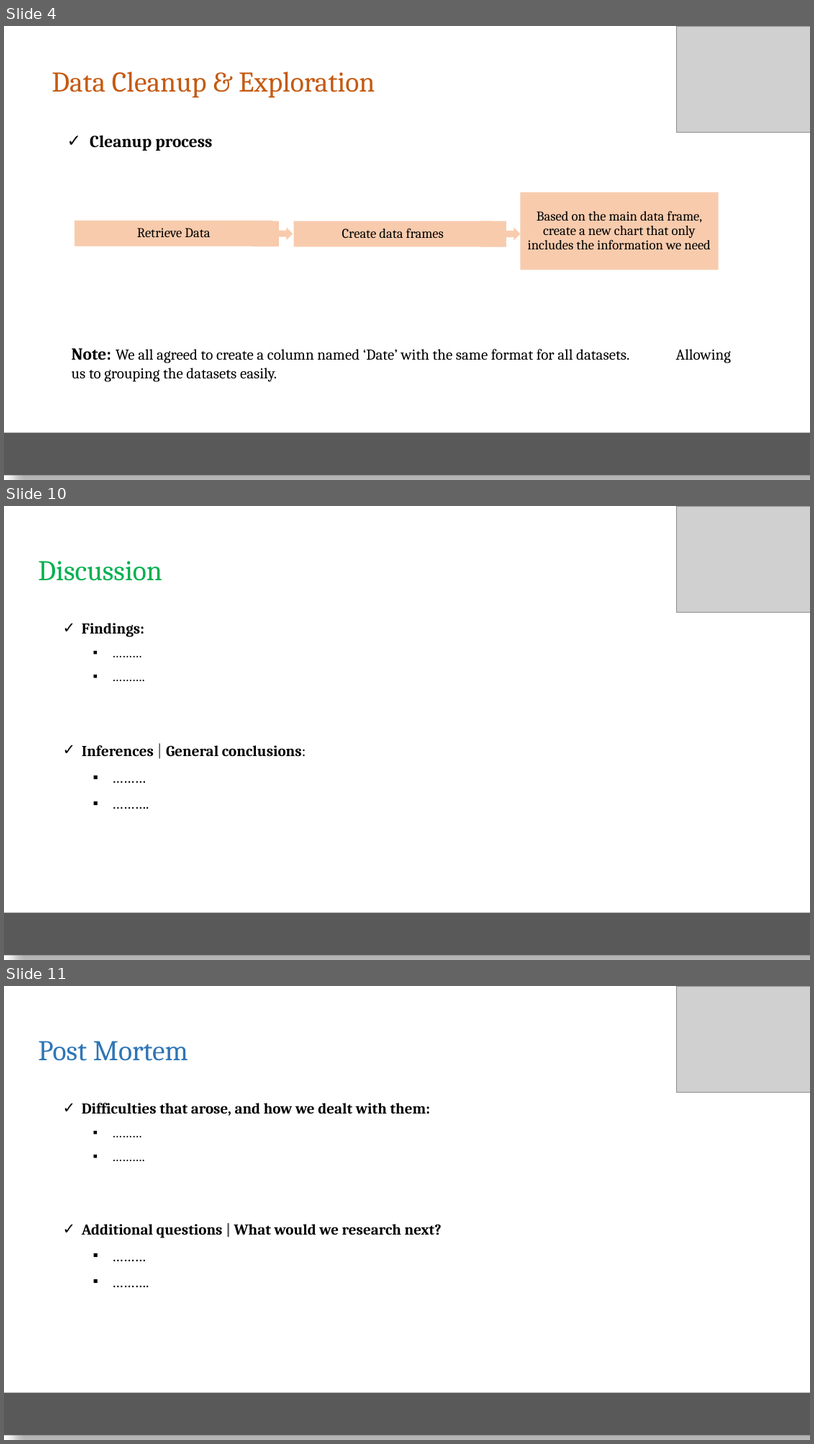
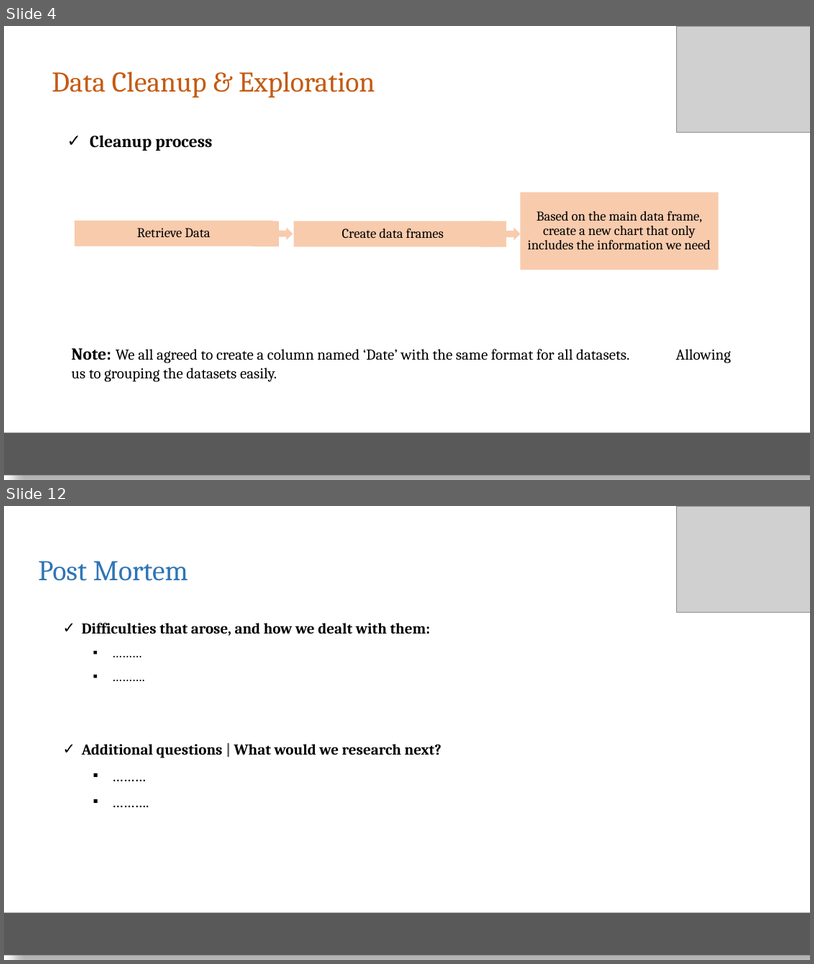
Before and after one commit to elubanska/GTA_real_estate_market, a slide deck: Presentation_proj_1/Real Estate Mkt.pptx. Shown one above the other, each under a label of ours: slides 4, 10 and 11 before the commit, slides 4 and 12 after it; the slides between them are not shown. The pictures are 814x1444 and 814x964 pixels, drawn with LibreOffice and Linux fonts; fonts in the diff are those of the drawing; grey boxes stand for pictures. Boxes give left, top, right and bottom in pixels: in the first picture for what was removed or moved away, otherwise in the second. Text is boxed around its words. In the diff, an @@ line names an element or a change of style, - is before the commit and + after.

```diff
--- a/Presentation_proj_1/Real Estate Mkt.pptx
+++ b/Presentation_proj_1/Real Estate Mkt.pptx
@@ slide 10 removed at bbox=[4, 506, 810, 960], background #FFFFFF @@
@@ picture removed at bbox=[677, 506, 810, 613] @@
@@ text removed at bbox=[38, 561, 162, 581] @@
-Discussion
@@ text removed at bbox=[82, 623, 306, 757] @@
-✓ Findings:
-  ▪ ………
-  ▪ ……….
-✓ Inferences | General conclusions:
-  ▪ ………
-  ▪ ……….
@@ rectangle removed at bbox=[4, 913, 810, 955] @@
@@ what was slide 11 is now slide 12 @@
```
Also in this commit, not shown: 2 slides changed, 6 slides added, 5 other slides removed, 2 other files.
